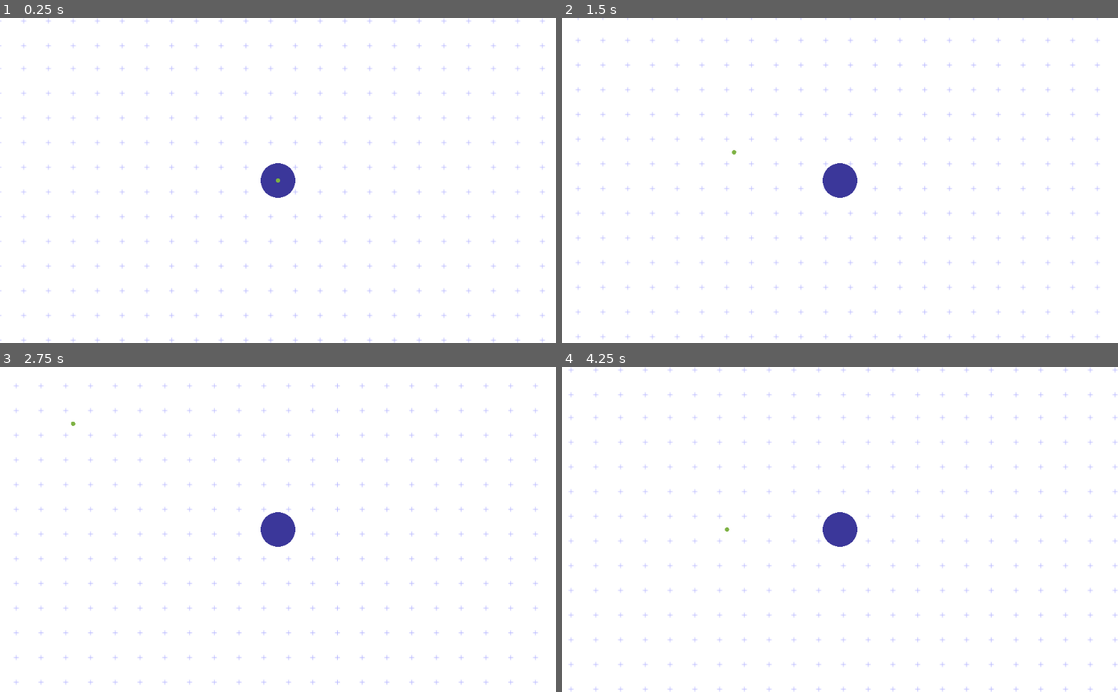
Above: before the commit, frames 1-4 (two rows, left to right).
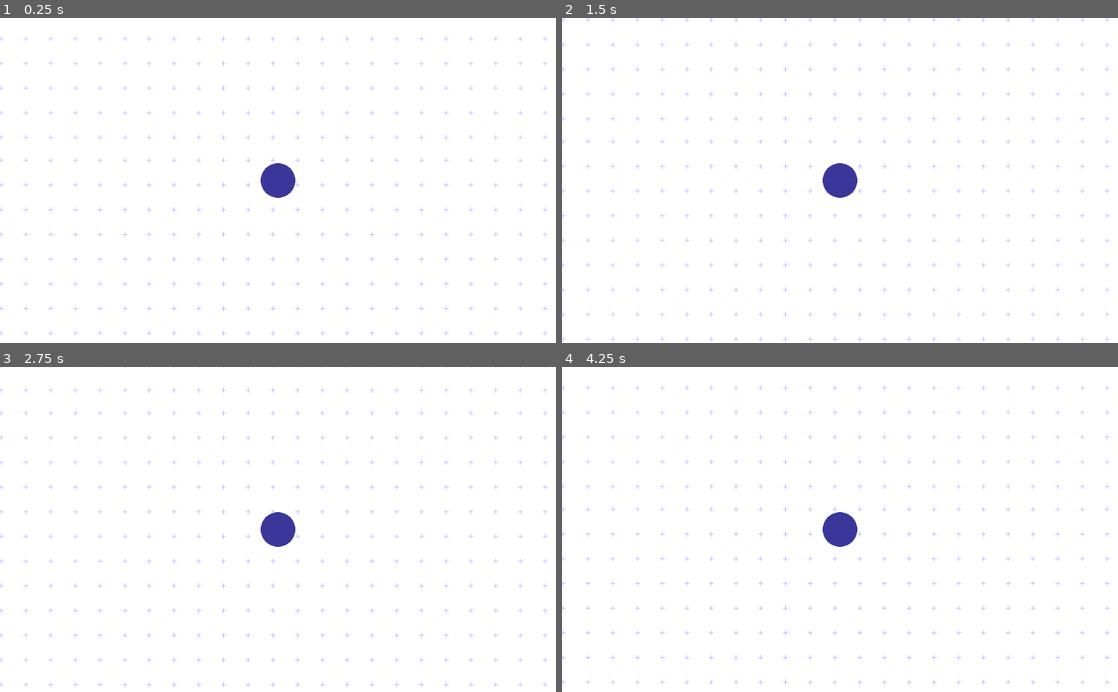
Above: after the commit, the same moments.

Repository: ItsSeaJay/april-2018-convenience-jam
Game: Godot game, scene res://Levels/Main.tscn
The game is run twice, just before and just after one commit, with the same random seed, the same clock (stepped at 60 frames per second) and the same inputs.
Inputs (mouse positions are in pixels of both pictures, inside the frame that each line leads up to):
- Up to frame 1 (0.25 s): no input
- Up to frame 2 (1.5 s): tap Enter at 0.5 s; move the mouse to (962, 164) at 0.52 s; press the mouse at (962, 164) at 0.53 s; hold Right (move_right) 0.53-1.28 s; move the mouse to (728, 196) at 1.27 s; release the mouse at (728, 196) at 1.28 s; hold Down (move_down) from 1.28 s (still down); click (728, 196) at 1.35 s
- Up to frame 3 (2.75 s): move the mouse to (333, 458) at 2.02 s; release Down (move_down) at 2.03 s; press the mouse at (333, 458) at 2.03 s; hold Right (move_right) from 2.03 s (still down)
- Up to frame 4 (4.25 s): move the mouse to (812, 594) at 2.77 s; release Right (move_right) at 2.78 s; release the mouse at (812, 594) at 2.78 s; hold Up (move_up) 2.78-3.53 s; click (812, 594) at 2.85 s; move the mouse to (1006, 578) at 3.52 s; press the mouse at (1006, 578) at 3.53 s; hold Left (move_left) from 3.53 s (still down)

The runs differ from the first frame. In frame 1, 2.6% of the frame differs, in the area x 0-99%, y 0-100%; in frame 2, 2.5%; in frame 3, 2.4%; in frame 4, 2.6%, in the area x 0-100%, y 0-100%.
Error after the commit: Invalid call. Nonexistent function 'instance' in base 'Nil'. (res://Entities/Player.gd:30)

Commit message:
Bullets don't exist... apparently.

Diff:
--- a/April2018ConvenienceJam/Entities/Player.gd
+++ b/April2018ConvenienceJam/Entities/Player.gd
@@ -3,12 +3,17 @@
 export var color : Color = Color(0, 0, 1)
 export var radius : float = 4.0
 export var speed : float = 64.0
+export var cooldown : float = 1.0
+
+onready var bullet = preload("res://Projectiles/Bullet.tscn")
 
 var offset = 0.0
+var heat = 0.0
 
 func _process(delta):
 	var direction = Vector2(0.0, 0.0)
 
+	# Movement
 	if (Input.is_action_pressed("move_up")):
 		direction.y -= 1.0
 	elif (Input.is_action_pressed("move_down")):
@@ -19,6 +24,20 @@
 	elif (Input.is_action_pressed("move_right")):
 		direction.x += 1.0
 
+	# Shooting
+	if (Input.is_action_pressed("fire") and heat == 0.0):
+		var world = self.get_parent()
+		var bullet = bullet.instance()
+
+		bullet.set_global_position(global_position)
+
+		heat = cooldown
+
+		world.add_child(bullet)
+
+	# Cool down the gun
+	heat = max(heat - delta, 0.0)
+
 	# Move the player according to their direction
 	translate(move_and_slide(direction * speed * delta))
 
--- a/April2018ConvenienceJam/Entities/Player.tscn
+++ b/April2018ConvenienceJam/Entities/Player.tscn
@@ -12,8 +12,6 @@
 [node name="CollisionShape2D" type="CollisionShape2D" parent="."]
 shape = SubResource( 1 )
 
-[node name="Sprite" type="Sprite" parent="."]
-
 [node name="Camera2D" type="Camera2D" parent="."]
 current = true
 drag_margin_h_enabled = false
--- a/April2018ConvenienceJam/Levels/Main.tscn
+++ b/April2018ConvenienceJam/Levels/Main.tscn
@@ -2,17 +2,22 @@
 
 [ext_resource path="res://Backgrounds/CrossGrid.png" type="Texture" id=1]
 [ext_resource path="res://Entities/Player.tscn" type="PackedScene" id=2]
-[ext_resource path="res://Pickups/Food.tscn" type="PackedScene" id=3]
+[ext_resource path="res://Spawners/Feeder.gd" type="Script" id=3]
 
 [node name="Main" type="Node2D"]
 
 [node name="Background" type="Sprite" parent="."]
+position = Vector2( -10.0702, 10.0701 )
 texture = ExtResource( 1 )
 region_enabled = true
-region_rect = Rect2( 0, 0, 9999, 9999 )
+region_rect = Rect2( 0, 0, 2048, 2048 )
 
 [node name="Player" parent="." instance=ExtResource( 2 )]
 color = Color( 0.235294, 0.219608, 0.607843, 1 )
 radius = 32.0
 
-[node name="Food" parent="." instance=ExtResource( 3 )]
+[node name="Feeder" type="Node2D" parent="."]
+script = ExtResource( 3 )
+population_limit = Vector2( 1, 1 )
+
+[node name="Debugger" type="Node" parent="."]
--- a/April2018ConvenienceJam/Pickups/Food.gd
+++ b/April2018ConvenienceJam/Pickups/Food.gd
@@ -1,10 +1,11 @@
-extends Node2D
+extends StaticBody2D
 
 export var radius : float = 4.0
 
 var color : Color
 
 func _ready():
+	# Randomize the color of the food item
 	color = get_random_color()
 
 func _draw():
--- a/April2018ConvenienceJam/Pickups/Food.tscn
+++ b/April2018ConvenienceJam/Pickups/Food.tscn
@@ -1,6 +1,11 @@
-[gd_scene load_steps=2 format=2]
+[gd_scene load_steps=3 format=2]
 
 [ext_resource path="res://Pickups/Food.gd" type="Script" id=1]
 
-[node name="Food" type="Node2D"]
+[sub_resource type="CircleShape2D" id=1]
+
+[node name="Food" type="StaticBody2D"]
 script = ExtResource( 1 )
+
+[node name="CollisionShape2D" type="CollisionShape2D" parent="."]
+shape = SubResource( 1 )
--- /dev/null
+++ b/April2018ConvenienceJam/Projectiles/BlueBullet.svg
@@ -0,0 +1,85 @@
+<?xml version="1.0" encoding="UTF-8" standalone="no"?>
+<!-- Created with Inkscape (http://www.inkscape.org/) -->
+
+<svg
+   xmlns:dc="http://purl.org/dc/elements/1.1/"
+   xmlns:cc="http://creativecommons.org/ns#"
+   xmlns:rdf="http://www.w3.org/1999/02/22-rdf-syntax-ns#"
+   xmlns:svg="http://www.w3.org/2000/svg"
+   xmlns="http://www.w3.org/2000/svg"
+   xmlns:sodipodi="http://sodipodi.sourceforge.net/DTD/sodipodi-0.dtd"
+   xmlns:inkscape="http://www.inkscape.org/namespaces/inkscape"
+   width="172.6331mm"
+   height="260.58713mm"
+   viewBox="0 0 172.6331 260.58713"
+   version="1.1"
+   id="svg8"
+   sodipodi:docname="BlueBullet.svg"
+   inkscape:version="0.92.4 (5da689c313, 2019-01-14)">
+  <defs
+     id="defs2" />
+  <sodipodi:namedview
+     id="base"
+     pagecolor="#ffffff"
+     bordercolor="#666666"
+     borderopacity="1.0"
+     inkscape:pageopacity="0.0"
+     inkscape:pageshadow="2"
+     inkscape:zoom="0.10815972"
+     inkscape:cx="576.02386"
+     inkscape:cy="1656.8304"
+     inkscape:document-units="mm"
+     inkscape:current-layer="layer1"
+     showgrid="false"
+     fit-margin-top="0"
+     fit-margin-left="0"
+     fit-margin-right="0"
+     fit-margin-bottom="0"
+     inkscape:window-width="1858"
+     inkscape:window-height="1057"
+     inkscape:window-x="54"
+     inkscape:window-y="-8"
+     inkscape:window-maximized="1" />
+  <metadata
+     id="metadata5">
+    <rdf:RDF>
+      <cc:Work
+         rdf:about="">
+        <dc:format>image/svg+xml</dc:format>
+        <dc:type
+           rdf:resource="http://purl.org/dc/dcmitype/StillImage" />
+        <dc:title></dc:title>
+      </cc:Work>
+    </rdf:RDF>
+  </metadata>
+  <g
+     inkscape:label="Layer 1"
+     inkscape:groupmode="layer"
+     id="layer1"
+     transform="translate(-23.181481,-18.878794)">
+    <path
+       style="fill:#000080;stroke-width:0.34321561"
+       d="M 109.17778,18.878794 C 61.900134,18.89047 23.499788,51.458819 23.208351,91.791809 l -0.02687,-6.21e-4 C 23.603523,174.70642 49.96558,233.85256 105.99242,279.46591 159.36031,233.21338 201.56326,163.2467 195.17331,92.244404 195.17354,51.725869 156.67203,18.87894 109.17778,18.878794 Z"
+       id="path3715"
+       inkscape:connector-curvature="0"
+       sodipodi:nodetypes="cccccc" />
+    <path
+       style="fill:#0066ff;stroke-width:0.29668975"
+       d="M 109.2582,31.173811 C 69.885608,31.184288 37.905989,60.407536 37.663282,96.59792 l -0.02238,-5.56e-4 C 37.992379,170.99636 59.946571,224.06759 106.60544,264.99599 151.04996,223.49406 186.19637,160.71366 180.87485,97.004029 180.87504,60.647158 148.81117,31.173943 109.2582,31.173811 Z"
+       id="path3715-1"
+       inkscape:connector-curvature="0"
+       sodipodi:nodetypes="cccccc" />
+    <path
+       style="fill:#00ccff;stroke-width:0.22995487"
+       d="m 109.2582,31.173811 c -30.296414,0.0081 -54.904087,22.822701 -55.09084,51.076446 l -0.01724,-4.37e-4 c 0.270453,58.08312 17.16376,99.5157 53.06682,131.46841 34.19917,-32.40045 61.24362,-81.41296 57.14882,-131.150925 1.4e-4,-28.383718 -24.67236,-51.393389 -55.10758,-51.393494 z"
+       id="path3715-1-9"
+       inkscape:connector-curvature="0"
+       sodipodi:nodetypes="cccccc" />
+    <path
+       style="fill:#afe9dd;stroke-width:0.15622768"
+       d="m 109.25821,31.173811 c -21.366622,0.0053 -38.721251,14.936645 -38.852959,33.427711 l -0.01216,-2.82e-4 c 0.190739,38.01334 12.104788,65.12948 37.425519,86.04139 24.11906,-21.20494 43.19223,-53.281879 40.30436,-85.83361 1e-4,-18.576133 -17.40025,-33.63514 -38.86477,-33.635209 z"
+       id="path3715-1-9-6"
+       inkscape:connector-curvature="0"
+       sodipodi:nodetypes="cccccc" />
+  </g>
+</svg>
--- a/April2018ConvenienceJam/Entities/Food.gd
+++ b/April2018ConvenienceJam/Projectiles/Bullet.gd
@@ -1,4 +1,4 @@
-extends Node2D
+extends Area2D
 
 # Declare member variables here. Examples:
 # var a = 2
--- /dev/null
+++ b/April2018ConvenienceJam/Projectiles/Bullet.svg
@@ -0,0 +1,85 @@
+<?xml version="1.0" encoding="UTF-8" standalone="no"?>
+<!-- Created with Inkscape (http://www.inkscape.org/) -->
+
+<svg
+   xmlns:dc="http://purl.org/dc/elements/1.1/"
+   xmlns:cc="http://creativecommons.org/ns#"
+   xmlns:rdf="http://www.w3.org/1999/02/22-rdf-syntax-ns#"
+   xmlns:svg="http://www.w3.org/2000/svg"
+   xmlns="http://www.w3.org/2000/svg"
+   xmlns:sodipodi="http://sodipodi.sourceforge.net/DTD/sodipodi-0.dtd"
+   xmlns:inkscape="http://www.inkscape.org/namespaces/inkscape"
+   width="172.6331mm"
+   height="260.58713mm"
+   viewBox="0 0 172.6331 260.58713"
+   version="1.1"
+   id="svg8"
+   inkscape:version="0.92.4 (5da689c313, 2019-01-14)"
+   sodipodi:docname="Bullet.svg">
+  <defs
+     id="defs2" />
+  <sodipodi:namedview
+     id="base"
+     pagecolor="#ffffff"
+     bordercolor="#666666"
+     borderopacity="1.0"
+     inkscape:pageopacity="0.0"
+     inkscape:pageshadow="2"
+     inkscape:zoom="0.61184379"
+     inkscape:cx="152.60668"
+     inkscape:cy="510.46971"
+     inkscape:document-units="mm"
+     inkscape:current-layer="layer1"
+     showgrid="false"
+     fit-margin-top="0"
+     fit-margin-left="0"
+     fit-margin-right="0"
+     fit-margin-bottom="0"
+     inkscape:window-width="1858"
+     inkscape:window-height="1057"
+     inkscape:window-x="54"
+     inkscape:window-y="-8"
+     inkscape:window-maximized="1" />
+  <metadata
+     id="metadata5">
+    <rdf:RDF>
+      <cc:Work
+         rdf:about="">
+        <dc:format>image/svg+xml</dc:format>
+        <dc:type
+           rdf:resource="http://purl.org/dc/dcmitype/StillImage" />
+        <dc:title></dc:title>
+      </cc:Work>
+    </rdf:RDF>
+  </metadata>
+  <g
+     inkscape:label="Layer 1"
+     inkscape:groupmode="layer"
+     id="layer1"
+     transform="translate(-23.181481,-18.878794)">
+    <path
+       style="fill:#d40000;stroke-width:0.34321561"
+       d="M 109.17778,18.878794 C 61.900134,18.89047 23.499788,51.458819 23.208351,91.791809 l -0.02687,-6.21e-4 C 23.603523,174.70642 49.96558,233.85256 105.99242,279.46591 159.36031,233.21338 201.56326,163.2467 195.17331,92.244404 195.17354,51.725869 156.67203,18.87894 109.17778,18.878794 Z"
+       id="path3715"
+       inkscape:connector-curvature="0"
+       sodipodi:nodetypes="cccccc" />
+    <path
+       style="fill:#ffcc00;stroke-width:0.29668975"
+       d="M 109.2582,31.173811 C 69.885608,31.184288 37.905989,60.407536 37.663282,96.59792 l -0.02238,-5.56e-4 C 37.992379,170.99636 59.946571,224.06759 106.60544,264.99599 151.04996,223.49406 186.19637,160.71366 180.87485,97.004029 180.87504,60.647158 148.81117,31.173943 109.2582,31.173811 Z"
+       id="path3715-1"
+       inkscape:connector-curvature="0"
+       sodipodi:nodetypes="cccccc" />
+    <path
+       style="fill:#ffff00;stroke-width:0.22995487"
+       d="m 109.2582,31.173811 c -30.296414,0.0081 -54.904087,22.822701 -55.09084,51.076446 l -0.01724,-4.37e-4 c 0.270453,58.08312 17.16376,99.5157 53.06682,131.46841 34.19917,-32.40045 61.24362,-81.41296 57.14882,-131.150925 1.4e-4,-28.383718 -24.67236,-51.393389 -55.10758,-51.393494 z"
+       id="path3715-1-9"
+       inkscape:connector-curvature="0"
+       sodipodi:nodetypes="cccccc" />
+    <path
+       style="fill:#ffeeaa;stroke-width:0.15622768"
+       d="m 109.25821,31.173811 c -21.366622,0.0053 -38.721251,14.936645 -38.852959,33.427711 l -0.01216,-2.82e-4 c 0.190739,38.01334 12.104788,65.12948 37.425519,86.04139 24.11906,-21.20494 43.19223,-53.281879 40.30436,-85.83361 1e-4,-18.576133 -17.40025,-33.63514 -38.86477,-33.635209 z"
+       id="path3715-1-9-6"
+       inkscape:connector-curvature="0"
+       sodipodi:nodetypes="cccccc" />
+  </g>
+</svg>
--- /dev/null
+++ b/April2018ConvenienceJam/Projectiles/Bullet.tscn
@@ -0,0 +1,17 @@
+[gd_scene load_steps=4 format=2]
+
+[ext_resource path="res://Projectiles/Bullet.gd" type="Script" id=1]
+[ext_resource path="res://Projectiles/Bullet.svg" type="Texture" id=2]
+
+[sub_resource type="RectangleShape2D" id=1]
+
+[node name="Bullet" type="Area2D"]
+script = ExtResource( 1 )
+
+[node name="CollisionShape2D" type="CollisionShape2D" parent="."]
+shape = SubResource( 1 )
+
+[node name="Sprite" type="Sprite" parent="."]
+position = Vector2( -2.27374e-013, 0 )
+scale = Vector2( 0.0368098, 0.0368098 )
+texture = ExtResource( 2 )
--- /dev/null
+++ b/April2018ConvenienceJam/Spawners/Feeder.gd
@@ -0,0 +1,23 @@
+extends Node2D
+
+export var size : Vector2 = Vector2(640, 480)
+export var population_limit : Vector2 = Vector2(128, 256)
+
+onready var food = preload("res://Pickups/Food.tscn")
+onready var population = int(rand_range(population_limit.x, population_limit.y))
+
+# Called when the node enters the scene tree for the first time.
+func _ready():
+	assert(size.x > 0 and size.y > 0)
+	assert(population_limit.x <= population_limit.y)
+
+	# Generate a random amount of food
+	for i in range(population):
+		# Instantiate a new food node
+		var instance = food.instance()
+
+		# Move that instance to a random position between nodes
+		instance.set_position(Vector2(randf() * size.x, randf() * size.y))
+
+		# Add that node as a child in the scene tree
+		add_child(instance)
Binary file added: April2018ConvenienceJam/Projectiles/BlueBullet.png
Not shown, added: April2018ConvenienceJam/Projectiles/BlueBullet.png.import
Not shown, added: April2018ConvenienceJam/Projectiles/BlueBullet.svg.import
Not shown, added: April2018ConvenienceJam/Projectiles/Bullet.svg.import
